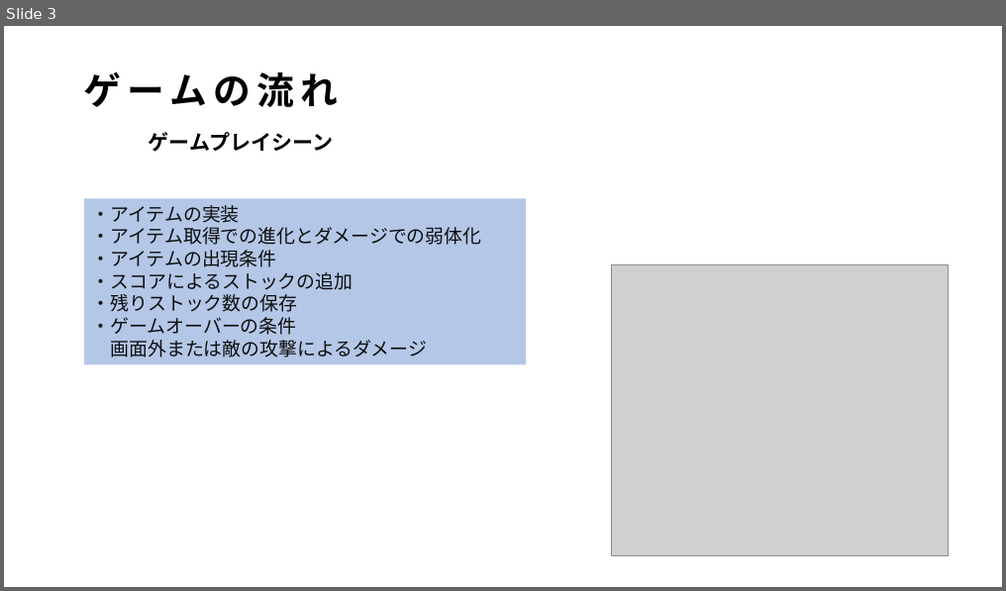
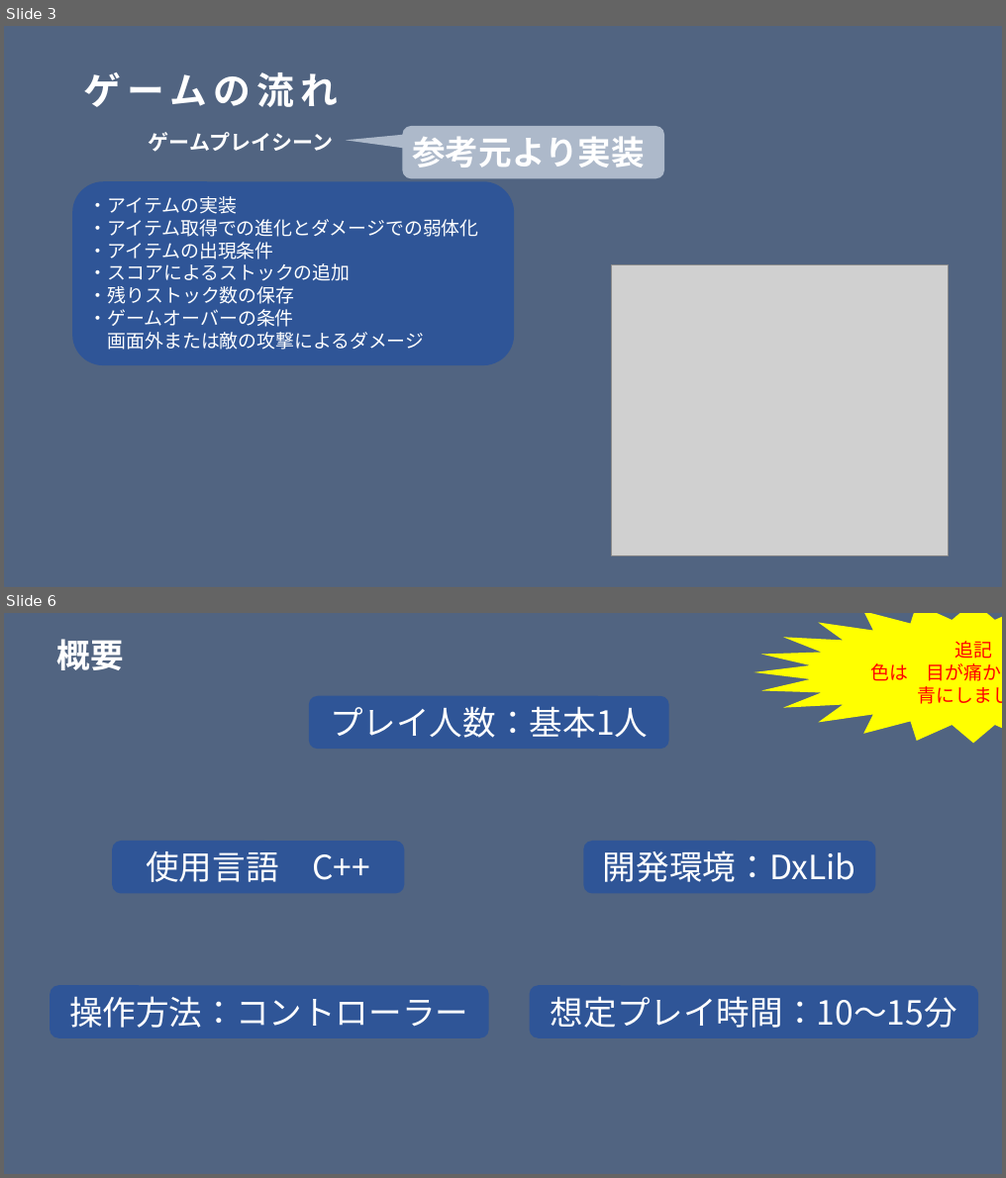
Before and after one commit to kiryo06/GameKiryo3, a slide deck: 課題11月1から開始/ゲーム制作2D.pptx. Shown one above the other, each under a label of ours: slide 3 before the commit, slides 3 and 6 after it; the slides between them are not shown. The pictures are 1006x591 and 1006x1178 pixels, drawn with LibreOffice and Linux fonts; fonts in the diff are those of the drawing; grey boxes stand for pictures. Boxes give left, top, right and bottom in pixels: in the first picture for what was removed or moved away, otherwise in the second. Text is boxed around its words. In the diff, an @@ line names an element or a change of style, - is before the commit and + after.

```diff
--- a/課題11月1から開始/ゲーム制作2D.pptx
+++ b/課題11月1から開始/ゲーム制作2D.pptx
@@ slide 6 added at (4, 613, 1002, 1174), background #526582 @@
@@ text added at (57, 639, 124, 670), 32 pt, text #FFFFFF, bold @@
+概要
@@ star added at (754, 613, 1002, 744), fill #FFFF00, 18 pt, text #FF0000 @@
+追記
+色は 目が痛かったので
+青にしました
@@ rounded rectangle added at (309, 696, 668, 750), fill #2F5597, 32 pt, text #FFFFFF @@
+プレイ人数：基本1人
@@ rounded rectangle added at (112, 841, 404, 894), fill #2F5597, 32 pt, text #FFFFFF @@
+使用言語 C++
@@ rounded rectangle added at (583, 841, 875, 894), fill #2F5597, 32 pt, text #FFFFFF @@
+開発環境：DxLib
@@ rounded rectangle added at (50, 986, 489, 1039), fill #2F5597, 32 pt, text #FFFFFF @@
+操作方法：コントローラー
@@ rounded rectangle added at (530, 986, 979, 1039), fill #2F5597, 32 pt, text #FFFFFF @@
+想定プレイ時間：10～15分
@@ slide 3 changed as well @@
@@ background #FFFFFF to #526582 @@
@@ text "ゲームの流れ" at (84, 73, 339, 107): text colour #000000 to #FFFFFF @@
@@ text "ゲームプレイシーン" at (149, 132, 333, 152): text colour #000000 to #FFFFFF @@
@@ rounded speech box added at (402, 126, 664, 178), fill #ADB9CA, 32 pt, text #FFFFFF, bold @@
+参考元より実装
@@ rounded rectangle "・アイテムの実装": place and size @@
-rounded rectangle "・アイテムの実装" at (84, 199, 526, 366)
+rounded rectangle "・アイテムの実装" at (73, 181, 515, 366)
@@ rounded rectangle "・アイテムの実装" at (73, 181, 515, 366): text colour #0D0D0D to #FFFFFF; rectangle to rounded rectangle; fill #B4C7E7 to #2F5597 @@
```
Also in this commit, not shown: 4 other slides changed.
